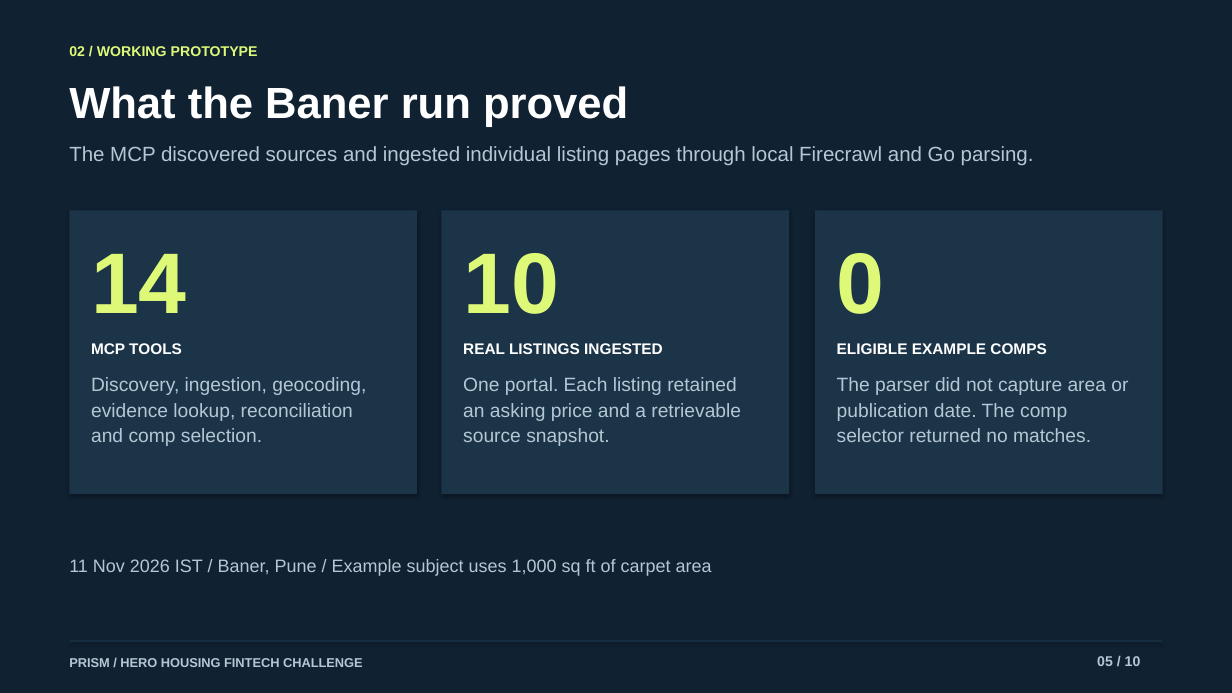
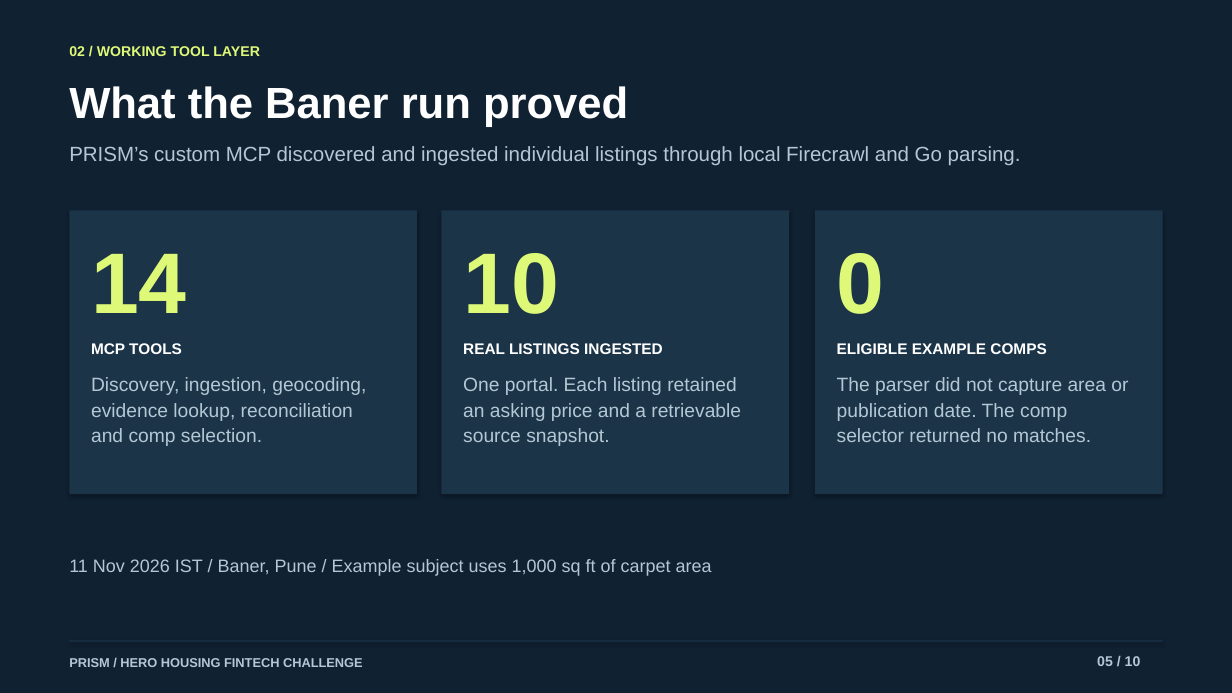
Before and after one commit to RABNEER/Prism, a slide deck: slide 5 of submission/PRISM - Hero Housing Solution Deck.pptx. Drawn at 1232x693 pixels with LibreOffice and Linux fonts; fonts in the diff are those of the drawing. Boxes give left, top, right and bottom in pixels: in the first picture for what was removed or moved away, otherwise in the second. Text is boxed around its words. In the diff, an @@ line names an element or a change of style, - is before the commit and + after.

Commit message:
Present PRISM as an AI property valuation agent

```diff
--- a/submission/PRISM - Hero Housing Solution Deck.pptx
+++ b/submission/PRISM - Hero Housing Solution Deck.pptx
@@ text at box(69, 46, 260, 56): text changed @@
-02 / WORKING PROTOTYPE
+02 / WORKING TOOL LAYER
@@ text at box(69, 146, 1021, 166): text changed @@
-The MCP discovered sources and ingested individual listing pages through local Firecrawl and Go parsing.
+PRISM’s custom MCP discovered and ingested individual listings through local Firecrawl and Go parsing.
```
Also in this commit, not shown: 2 other slides changed, 3 other files.
